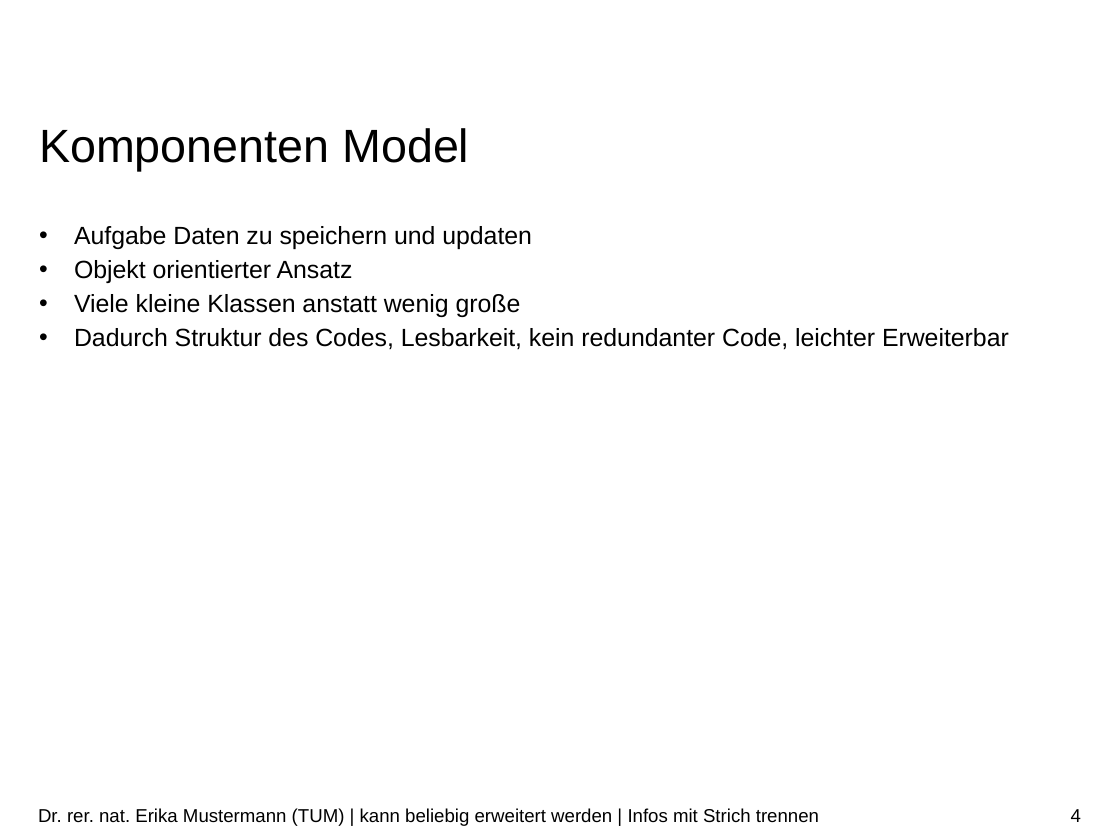
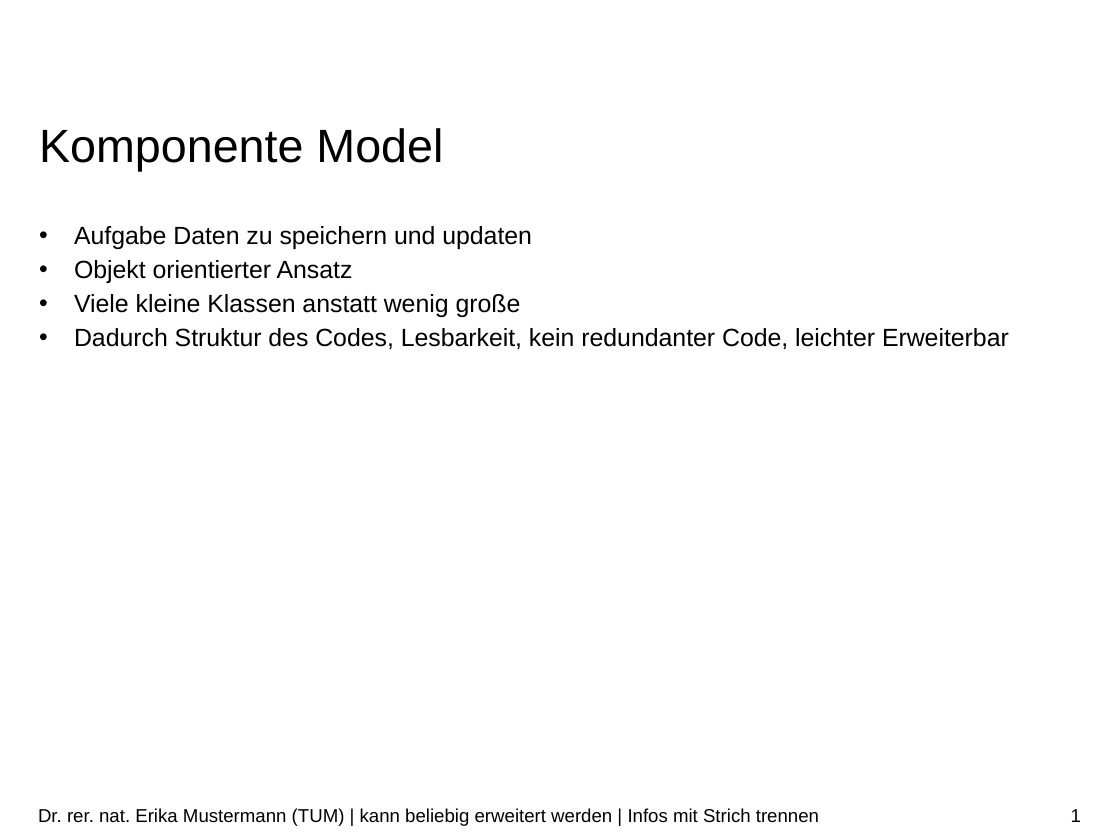
Before and after one commit to danielmeint/xml, a slide deck: slide 1 of presentation/Präsentation.pptx (slide 4 before the commit). Drawn at 1120x840 pixels with LibreOffice and Linux fonts; fonts in the diff are those of the drawing; background and template pictures are left out. Boxes give left, top, right and bottom in pixels: in the first picture for what was removed or moved away, otherwise in the second. Text is boxed around its words. In the diff, an @@ line names an element or a change of style, - is before the commit and + after.

Commit message:
final presentation

```diff
--- a/presentation/Präsentation.pptx
+++ b/presentation/Präsentation.pptx
@@ title at [39,128,443,171]: text changed @@
-Komponenten Model
+Komponente Model
@@ page number at [1071,809,1081,822]: text changed @@
-4
+1
```
Also in this commit, not shown: 1 other slide changed, 22 slides removed, 2 other files.
